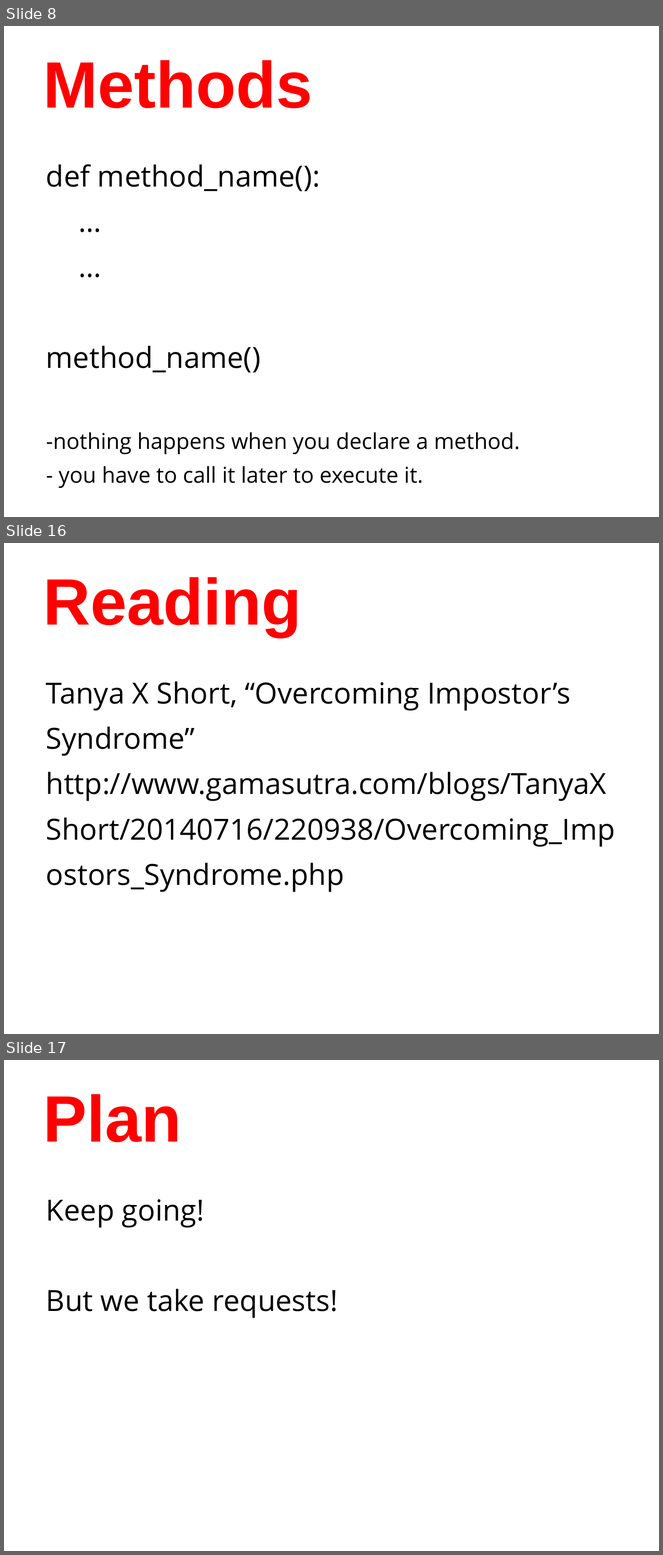
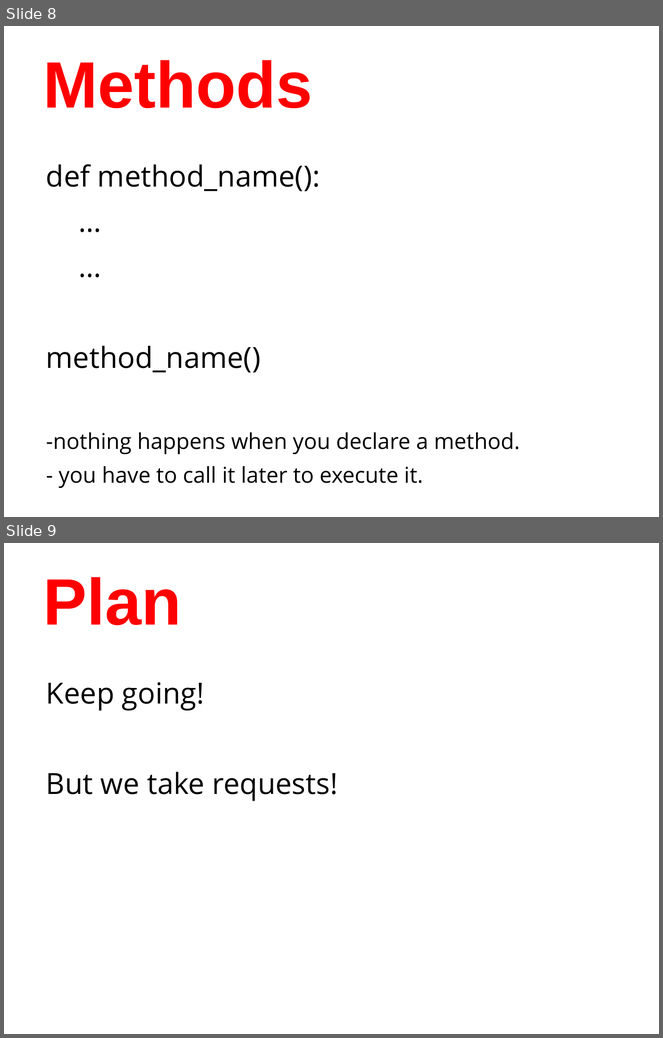
Before and after one commit to humanitiesprogramming/slides, a slide deck: 2017/python/day2-review.pptx. Shown one above the other, each under a label of ours: slides 8, 16 and 17 before the commit, slides 8 and 9 after it; the slides between them are not shown. The pictures are 663x1555 and 663x1038 pixels, drawn with LibreOffice and Linux fonts; fonts in the diff are those of the drawing. Boxes give left, top, right and bottom in pixels: in the first picture for what was removed or moved away, otherwise in the second. Text is boxed around its words. In the diff, an @@ line names an element or a change of style, - is before the commit and + after.

```diff
--- a/2017/python/day2-review.pptx
+++ b/2017/python/day2-review.pptx
@@ slide 16 removed at <box>4,543,659,1034</box>, background #FFFFFF @@
@@ title removed at <box>44,577,302,637</box> @@
-Reading
@@ text removed at <box>46,681,616,892</box> @@
-Tanya X Short, “Overcoming Impostor’s Syndrome” http://www.gamasutra.com/blogs/TanyaXShort/20140716/220938/Overcoming_Impostors_Syndrome.php
@@ what was slide 17 is now slide 9 @@
```
Also in this commit, not shown: 8 other slides removed, 2 other files.
